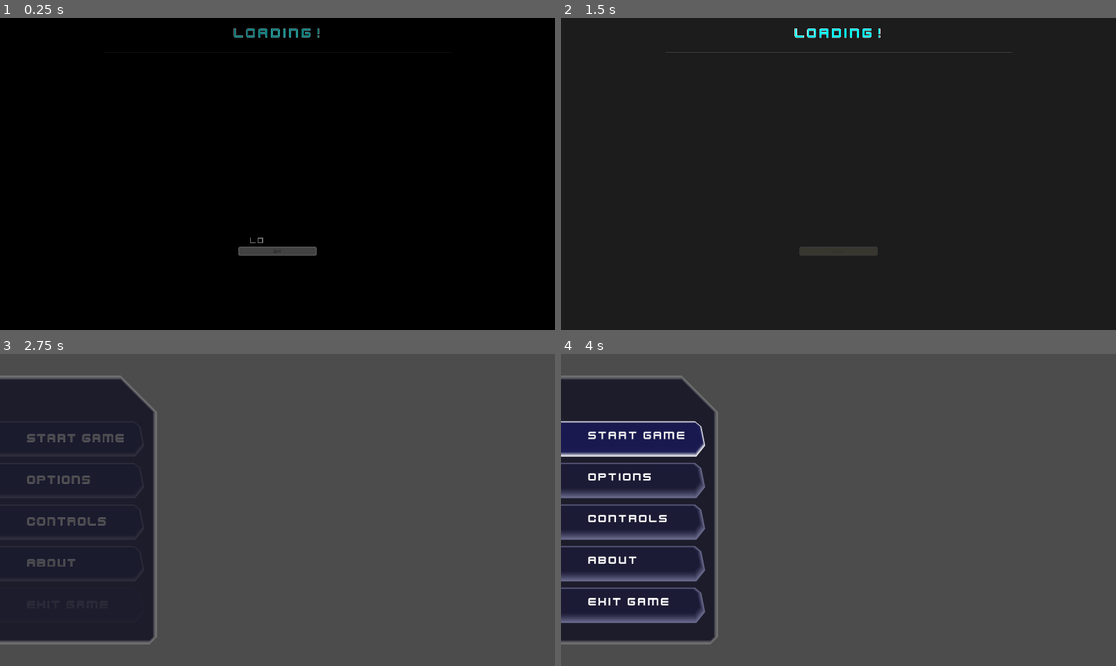
Above: before the commit, frames 1-4 (two rows, left to right).
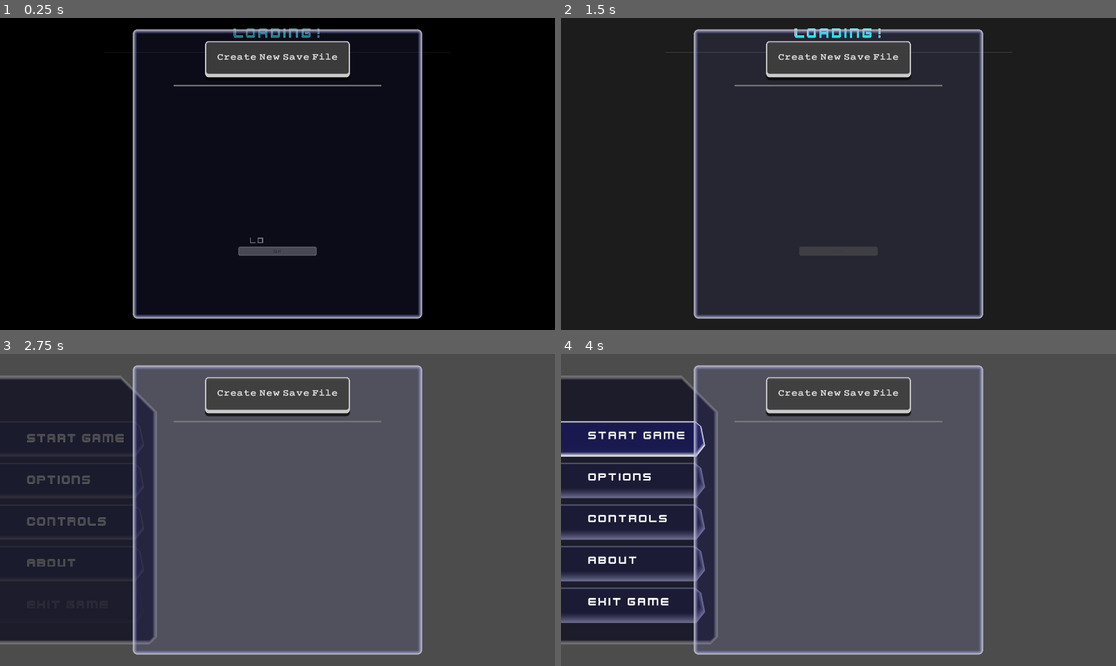
Above: after the commit, the same moments.

Repository: newwby/ddat-gpf.runtime
Game: Godot game, scene res://src/runtime/main.tscn
Two runs of this game, one before a commit and one after it. Both use one fixed random seed, a clock stepped at 60 frames per second and the inputs below.
Inputs (mouse positions are in pixels of both pictures, inside the frame that each line leads up to):
- Up to frame 1 (0.25 s): no input
- Up to frame 2 (1.5 s): tap Enter at 0.5 s; move the mouse to (960, 158) at 0.52 s; click (960, 158) at 0.67 s; click (838, 58) at 1.25 s, where only the run after the commit has a clickable "Create New Save File"
- Up to frame 3 (2.75 s): move the mouse to (166, 525) at 2.02 s; click (166, 525) at 2.17 s
- Up to frame 4 (4 s): tap Space at 2.75 s; move the mouse to (894, 441) at 2.77 s; click (894, 441) at 2.92 s; tap Enter at 3.5 s; move the mouse to (810, 572) at 3.52 s; click (810, 572) at 3.67 s

The runs differ from the first frame. In frame 1, 6.5% of the frame differs, in the area x 23-77%, y 3-97%; in frame 2, 6.4%; in frame 3, 4.2%; in frame 4, 4.1%.

Commit message:
delete save file confirmation popup ui

Diff:
--- /dev/null
+++ b/src/runtime/state_game_meta/game_file_load_dialog/font_preset_delete_confirmation_popup.tres
@@ -0,0 +1,12 @@
+[gd_resource type="DynamicFont" load_steps=2 format=2]
+
+[ext_resource path="res://font/mechanical/MechanicalBoldExtended-eOBg.otf" type="DynamicFontData" id=1]
+
+[resource]
+size = 18
+outline_size = 1
+outline_color = Color( 0.294118, 0.294118, 0.294118, 0.0980392 )
+use_filter = true
+extra_spacing_char = 1
+extra_spacing_space = 2
+font_data = ExtResource( 1 )
--- /dev/null
+++ b/src/runtime/state_game_meta/game_file_load_dialog/font_preset_delete_popup_button.tres
@@ -0,0 +1,12 @@
+[gd_resource type="DynamicFont" load_steps=2 format=2]
+
+[ext_resource path="res://font/trueno/TruenoBold-XYE2.otf" type="DynamicFontData" id=1]
+
+[resource]
+size = 20
+outline_size = 2
+outline_color = Color( 0.0980392, 0.0980392, 0.0980392, 0.490196 )
+use_filter = true
+extra_spacing_char = 1
+extra_spacing_space = 2
+font_data = ExtResource( 1 )
--- a/src/runtime/state_game_meta/game_file_load_dialog/game_meta_load_dialog.tscn
+++ b/src/runtime/state_game_meta/game_file_load_dialog/game_meta_load_dialog.tscn
@@ -11,11 +11,17 @@
 [ext_resource path="res://src/runtime/state_game_meta/game_file_load_dialog/style_preset_button_save_file_pressed.tres" type="StyleBox" id=9]
 [ext_resource path="res://src/runtime/state_game_meta/game_file_load_dialog/style_preset_button_save_file_focus.tres" type="StyleBox" id=10]
 [ext_resource path="res://src/runtime/state_game_meta/game_file_load_dialog/style_preset_button_file_disabled.tres" type="StyleBox" id=11]
+[ext_resource path="res://src/runtime/state_game_meta/game_file_load_dialog/style_preset_button_delete_popup_normal.tres" type="StyleBox" id=12]
+[ext_resource path="res://src/runtime/state_game_meta/game_file_load_dialog/font_preset_delete_confirmation_popup.tres" type="DynamicFont" id=13]
+[ext_resource path="res://src/runtime/state_game_meta/game_file_load_dialog/style_preset_panel_delete_confirmation_popup.tres" type="StyleBox" id=14]
+[ext_resource path="res://src/runtime/state_game_meta/game_file_load_dialog/style_preset_button_delete_popup_focus.tres" type="StyleBox" id=15]
+[ext_resource path="res://src/runtime/state_game_meta/game_file_load_dialog/font_preset_delete_popup_button.tres" type="DynamicFont" id=16]
+[ext_resource path="res://src/runtime/state_game_meta/game_file_load_dialog/style_preset_button_delete_popup_hover.tres" type="StyleBox" id=17]
+[ext_resource path="res://src/runtime/state_game_meta/game_file_load_dialog/style_preset_button_delete_popup_pressed.tres" type="StyleBox" id=18]
 
 [sub_resource type="Theme" id=1]
 
 [node name="GameFileLoadDialog" type="CenterContainer"]
-visible = false
 margin_right = 1920.0
 margin_bottom = 1080.0
 mouse_filter = 2
@@ -91,4 +97,73 @@
 margin_right = 920.0
 margin_bottom = 334.0
 
+[node name="FileDeleteConfirmationPopup" type="PopupPanel" parent="."]
+visible = true
+margin_left = 640.0
+margin_top = 436.0
+margin_right = 1280.0
+margin_bottom = 644.0
+rect_min_size = Vector2( 640, 175 )
+custom_styles/panel = ExtResource( 14 )
+
+[node name="Margin" type="MarginContainer" parent="FileDeleteConfirmationPopup"]
+margin_left = 4.0
+margin_top = 25.0
+margin_right = 636.0
+margin_bottom = 204.0
+custom_constants/margin_right = 35
+custom_constants/margin_top = 35
+custom_constants/margin_left = 35
+custom_constants/margin_bottom = 50
+
+[node name="VBox" type="VBoxContainer" parent="FileDeleteConfirmationPopup/Margin"]
+margin_left = 35.0
+margin_top = 35.0
+margin_right = 597.0
+margin_bottom = 129.0
+custom_constants/separation = 35
+
+[node name="ConfirmDescription" type="Label" parent="FileDeleteConfirmationPopup/Margin/VBox"]
+margin_right = 562.0
+margin_bottom = 19.0
+custom_fonts/font = ExtResource( 13 )
+text = "Are you sure you wish to delete  this file?"
+align = 1
+valign = 1
+
+[node name="ButtonContainer" type="HBoxContainer" parent="FileDeleteConfirmationPopup/Margin/VBox"]
+margin_left = 56.0
+margin_top = 54.0
+margin_right = 506.0
+margin_bottom = 94.0
+size_flags_horizontal = 4
+custom_constants/separation = 50
+
+[node name="Confirm" type="Button" parent="FileDeleteConfirmationPopup/Margin/VBox/ButtonContainer"]
+margin_right = 200.0
+margin_bottom = 40.0
+rect_min_size = Vector2( 200, 40 )
+custom_fonts/font = ExtResource( 16 )
+custom_styles/hover = ExtResource( 17 )
+custom_styles/pressed = ExtResource( 18 )
+custom_styles/focus = ExtResource( 15 )
+custom_styles/disabled = ExtResource( 11 )
+custom_styles/normal = ExtResource( 12 )
+text = "CONFIRM"
+
+[node name="Cancel" type="Button" parent="FileDeleteConfirmationPopup/Margin/VBox/ButtonContainer"]
+margin_left = 250.0
+margin_right = 450.0
+margin_bottom = 40.0
+rect_min_size = Vector2( 200, 40 )
+custom_fonts/font = ExtResource( 16 )
+custom_styles/hover = ExtResource( 17 )
+custom_styles/pressed = ExtResource( 18 )
+custom_styles/focus = ExtResource( 15 )
+custom_styles/disabled = ExtResource( 11 )
+custom_styles/normal = ExtResource( 12 )
+text = "CANCEL"
+
 [connection signal="pressed" from="Panel/Margin/ScrollContainer/SaveFileContainer/NewSaveFile" to="." method="_on_game_file_dialog_start_new_save_file"]
+[connection signal="pressed" from="FileDeleteConfirmationPopup/Margin/VBox/ButtonContainer/Confirm" to="." method="_on_delete_file_popup_confirm_pressed"]
+[connection signal="pressed" from="FileDeleteConfirmationPopup/Margin/VBox/ButtonContainer/Cancel" to="." method="_on_delete_file_popup_cancel_pressed"]
--- a/src/runtime/state_game_meta/game_file_load_dialog/save_file_ui_element.tscn
+++ b/src/runtime/state_game_meta/game_file_load_dialog/save_file_ui_element.tscn
@@ -130,3 +130,4 @@
 custom_styles/separator = ExtResource( 16 )
 
 [connection signal="pressed" from="VBox/HBox/LoadSaveButton" to="VBox/HBox" method="_on_load_save_button_pressed"]
+[connection signal="pressed" from="VBox/HBox/DeleteSaveButton" to="." method="_on_delete_save_button_pressed"]
--- /dev/null
+++ b/src/runtime/state_game_meta/game_file_load_dialog/style_preset_button_delete_popup_focus.tres
@@ -0,0 +1,14 @@
+[gd_resource type="StyleBoxFlat" format=2]
+
+[resource]
+bg_color = Color( 0.196078, 0.196078, 0.490196, 0.588235 )
+border_width_left = 4
+border_width_top = 4
+border_width_right = 4
+border_width_bottom = 8
+corner_radius_top_left = 12
+corner_radius_top_right = 12
+corner_radius_bottom_right = 12
+corner_radius_bottom_left = 12
+expand_margin_bottom = 2.0
+shadow_offset = Vector2( 0, 10 )
--- /dev/null
+++ b/src/runtime/state_game_meta/game_file_load_dialog/style_preset_button_delete_popup_hover.tres
@@ -0,0 +1,17 @@
+[gd_resource type="StyleBoxFlat" format=2]
+
+[resource]
+bg_color = Color( 0.490196, 0.490196, 0.490196, 0.882353 )
+border_width_left = 4
+border_width_top = 4
+border_width_right = 4
+border_width_bottom = 8
+border_color = Color( 1, 1, 1, 1 )
+corner_radius_top_left = 12
+corner_radius_top_right = 12
+corner_radius_bottom_right = 12
+corner_radius_bottom_left = 12
+expand_margin_bottom = 2.0
+shadow_color = Color( 0, 0, 0, 0.686275 )
+shadow_size = 1
+shadow_offset = Vector2( 0, 10 )
--- /dev/null
+++ b/src/runtime/state_game_meta/game_file_load_dialog/style_preset_button_delete_popup_normal.tres
@@ -0,0 +1,16 @@
+[gd_resource type="StyleBoxFlat" format=2]
+
+[resource]
+bg_color = Color( 0.0980392, 0.0980392, 0.0980392, 0.784314 )
+border_width_left = 4
+border_width_top = 4
+border_width_right = 4
+border_width_bottom = 8
+corner_radius_top_left = 4
+corner_radius_top_right = 4
+corner_radius_bottom_right = 4
+corner_radius_bottom_left = 4
+expand_margin_bottom = 2.0
+shadow_color = Color( 0, 0, 0, 0.686275 )
+shadow_size = 1
+shadow_offset = Vector2( 0, 10 )
--- /dev/null
+++ b/src/runtime/state_game_meta/game_file_load_dialog/style_preset_button_delete_popup_pressed.tres
@@ -0,0 +1,16 @@
+[gd_resource type="StyleBoxFlat" format=2]
+
+[resource]
+bg_color = Color( 0.294118, 0.294118, 0.294118, 0.784314 )
+border_width_left = 4
+border_width_top = 4
+border_width_right = 4
+border_width_bottom = 2
+corner_radius_top_left = 12
+corner_radius_top_right = 12
+corner_radius_bottom_right = 12
+corner_radius_bottom_left = 12
+expand_margin_bottom = 2.0
+shadow_color = Color( 0, 0, 0, 0.686275 )
+shadow_size = 1
+shadow_offset = Vector2( 0, 2 )
--- /dev/null
+++ b/src/runtime/state_game_meta/game_file_load_dialog/style_preset_panel_delete_confirmation_popup.tres
@@ -0,0 +1,12 @@
+[gd_resource type="StyleBoxFlat" format=2]
+
+[resource]
+bg_color = Color( 0.137255, 0.137255, 0.137255, 0.882353 )
+border_width_left = 4
+border_width_top = 25
+border_width_right = 4
+border_width_bottom = 4
+corner_radius_top_left = 4
+corner_radius_top_right = 4
+corner_radius_bottom_right = 4
+corner_radius_bottom_left = 4
Not shown: 1 places in src/runtime/state_game_meta/game_file_load_dialog/game_meta_load_dialog.tscn that only renumber resources
